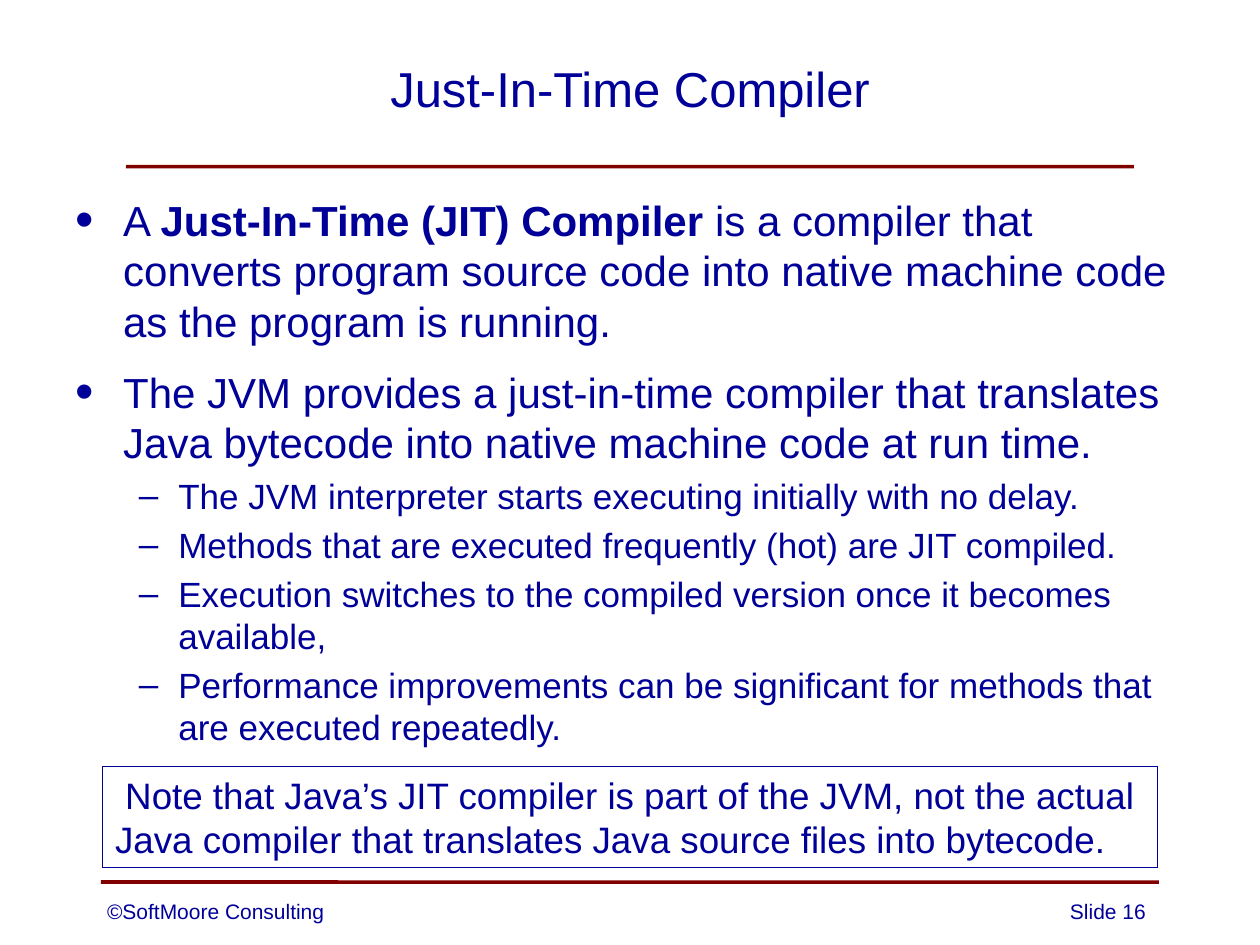
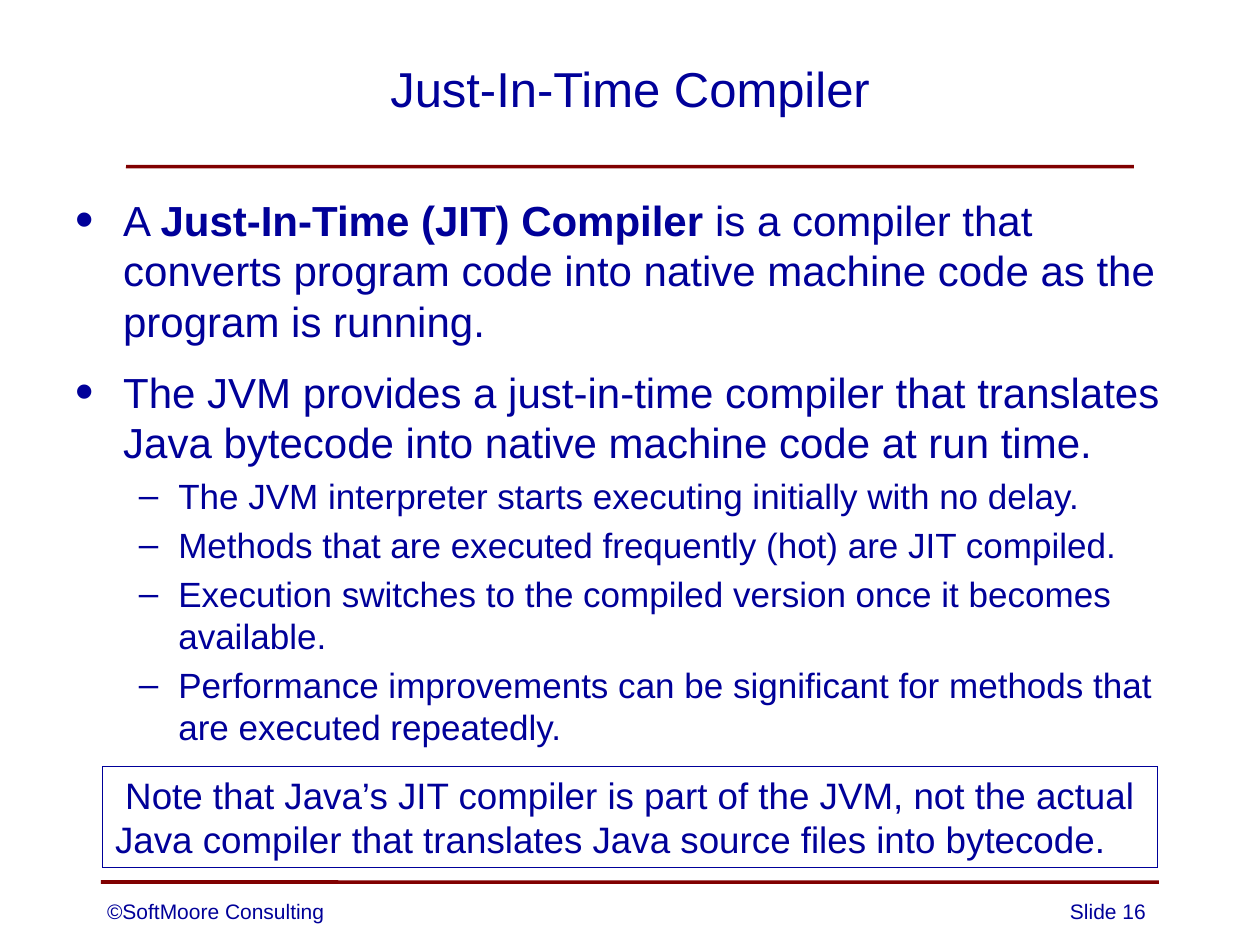
Before and after one commit to SoftMoore/CPRL-Kt-2nd, a slide deck: slide 16 of PowerPoints/01 - Overview of Compilers.pptx. Drawn at 1260x945 pixels with LibreOffice and Linux fonts; fonts in the diff are those of the drawing. Boxes give left, top, right and bottom in pixels: in the first picture for what was removed or moved away, otherwise in the second. Text is boxed around its words. In the diff, an @@ line names an element or a change of style, - is before the commit and + after.

```diff
--- a/PowerPoints/01 - Overview of Compilers.pptx
+++ b/PowerPoints/01 - Overview of Compilers.pptx
@@ text at box(123, 205, 1155, 345): text changed @@
-• A Just-In-Time (JIT) Compiler is a compiler that converts program source code into native machine code as the program is running.
+• A Just-In-Time (JIT) Compiler is a compiler that converts program code into native machine code as the program is running.
@@ text at box(178, 581, 1111, 650): text changed @@
-  – Execution switches to the compiled version once it becomes available,
+  – Execution switches to the compiled version once it becomes available.
```
Also in this commit, not shown: 1 other slide changed.
